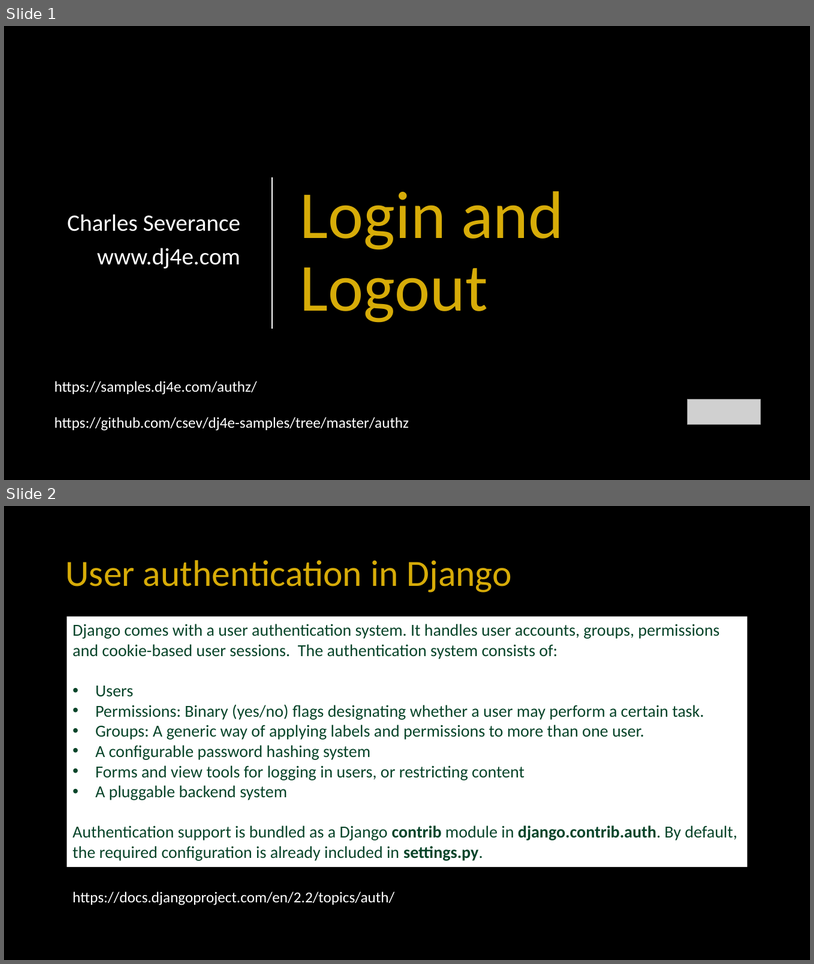
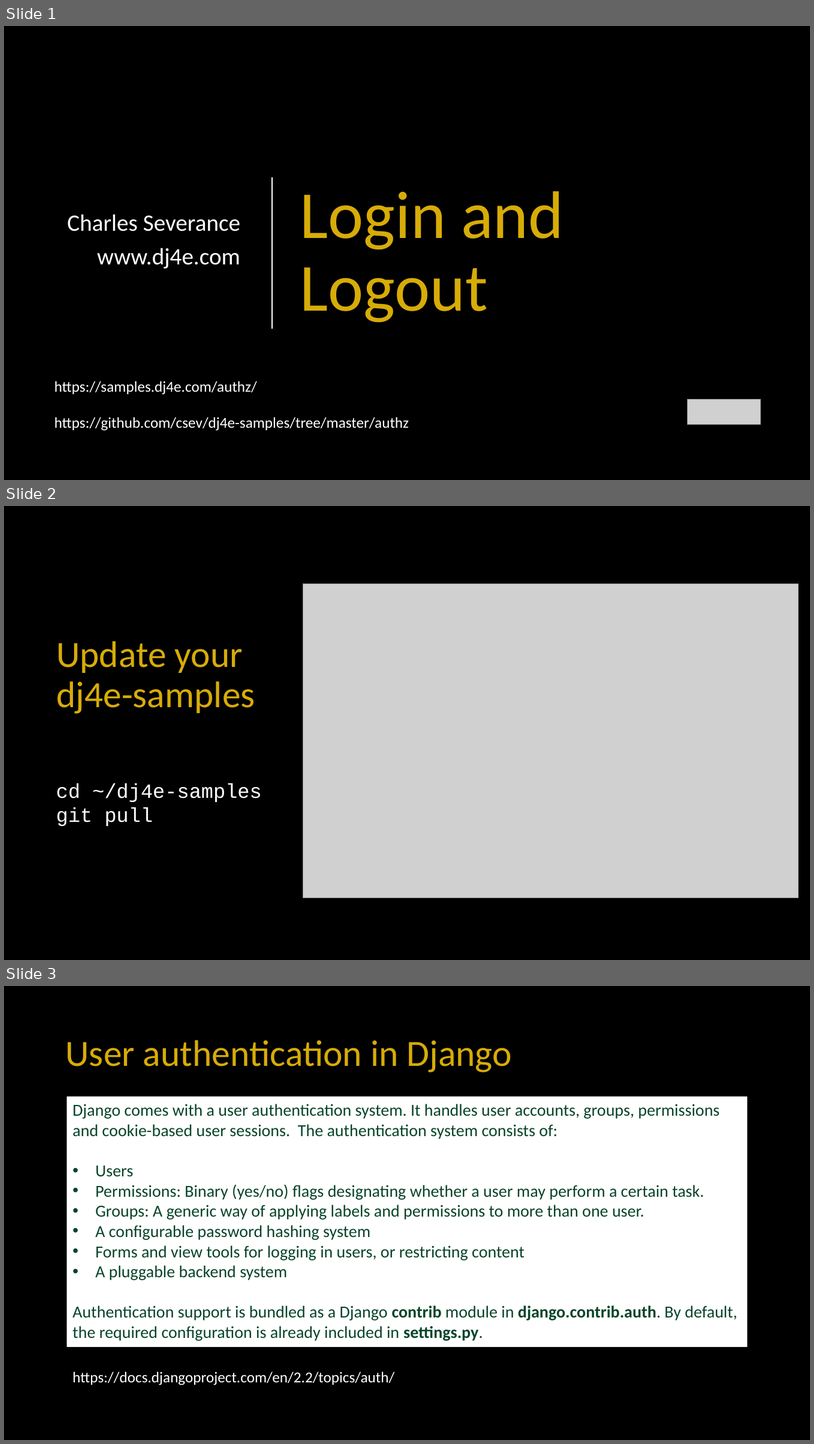
Before and after one commit to csev/dj4e, a slide deck: lectures/DJ-08-Login.pptx. Shown one above the other, each under a label of ours: slides 1 and 2 before the commit, slides 1, 2 and 3 after it. The pictures are 814x964 and 814x1444 pixels, drawn with LibreOffice and Linux fonts; fonts in the diff are those of the drawing; grey boxes stand for pictures. Boxes give left, top, right and bottom in pixels: in the first picture for what was removed or moved away, otherwise in the second. Text is boxed around its words. In the diff, an @@ line names an element or a change of style, - is before the commit and + after.

```diff
--- a/lectures/DJ-08-Login.pptx
+++ b/lectures/DJ-08-Login.pptx
@@ slide 2 added at box(4, 506, 810, 960), background #000000 @@
@@ picture added at box(303, 584, 799, 898) @@
@@ title added at box(56, 641, 255, 714), 44 pt, text #D7AC08 @@
+Update your dj4e-samples
@@ text added at box(56, 783, 261, 826), 24 pt, text #FFFFFF @@
+cd ~/dj4e-samples
+git pull
@@ what was slide 2 is now slide 3 @@
```
Also in this commit, not shown: 9 other files.
